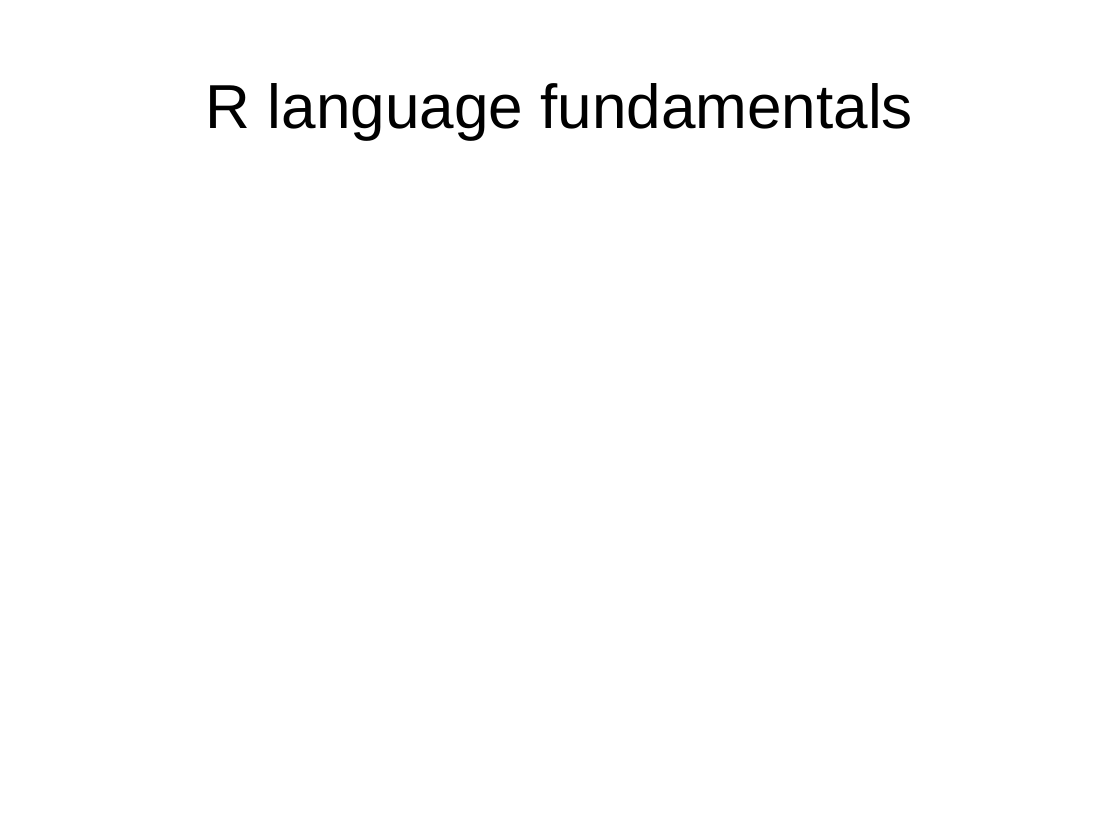
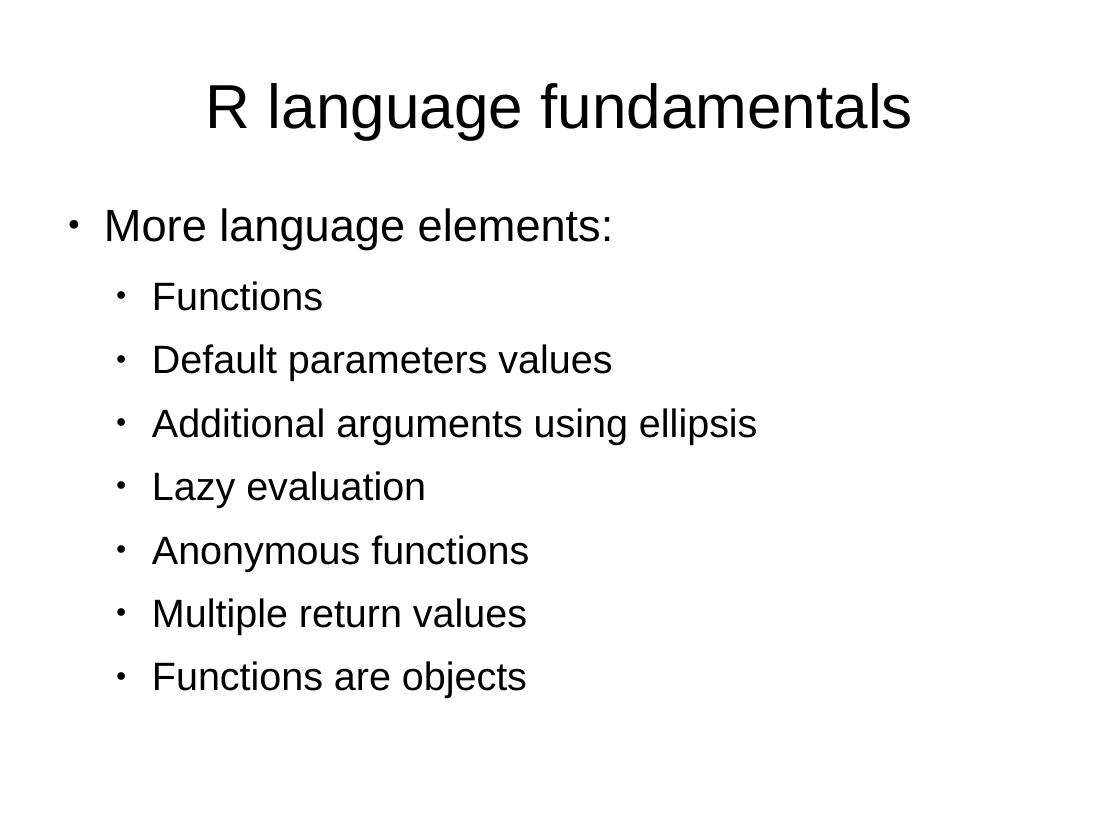
Before and after one commit to Johnny-Blue/R, a slide deck: slide 22 of R.odp. Drawn at 1120x840 pixels with LibreOffice and Linux fonts; fonts in the diff are those of the drawing. Boxes give left, top, right and bottom in pixels: in the first picture for what was removed or moved away, otherwise in the second. Text is boxed around its words. In the diff, an @@ line names an element or a change of style, - is before the commit and + after.

```diff
--- a/R.odp
+++ b/R.odp
@@ text added at box(104, 208, 758, 698), 28 pt, text #000000 @@
+● More language elements:
+  ● Functions
+  ● Default parameters values
+  ● Additional arguments using ellipsis
+  ● Lazy evaluation
+  ● Anonymous functions
+  ● Multiple return values
+  ● Functions are objects
```
Also in this commit, not shown: 3 other slides changed, 5 slides added, 8 other files.
